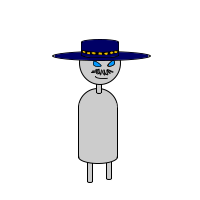
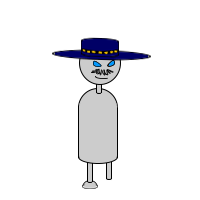
Revision of a layered (200, 200) image; what changed, layer by layer:
added layer "Hat" above "Old Hat (Buttons)" over 52, 37, 151, 61
renamed "Hat (Buttons)" to "Old Hat (Buttons)", hid it over 82, 49, 119, 55
renamed "Hat (Top)" to "Old Hat (Top)", hid it over 81, 39, 119, 59
renamed "Hat (Visor)" to "Old Hat (Visor)", hid it over 52, 51, 151, 61
added layer "Foot (Left Sole)" above "Foot (Left Ankle)" over 82, 184, 98, 189
added layer "Foot (Left Ankle)" over 82, 180, 98, 189
